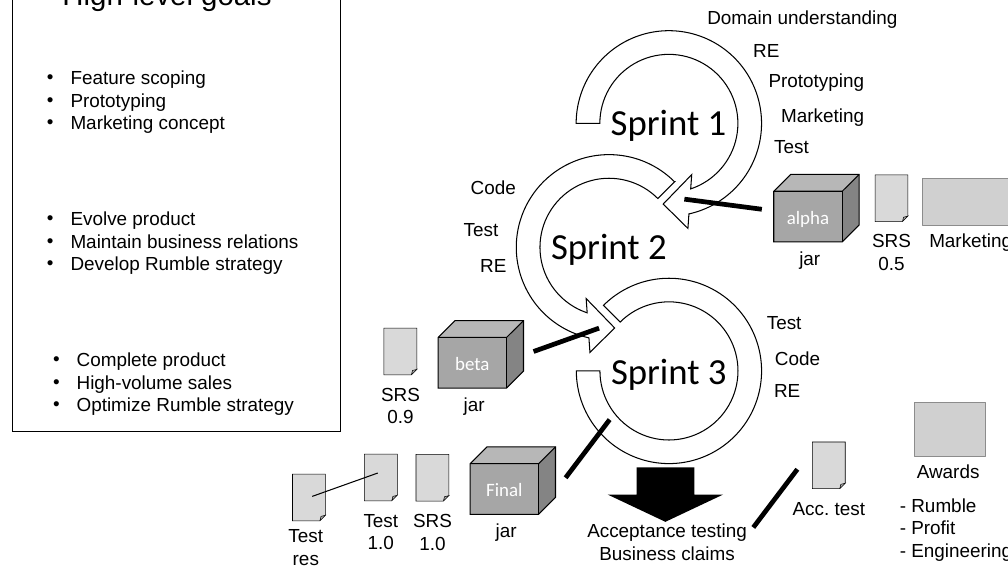
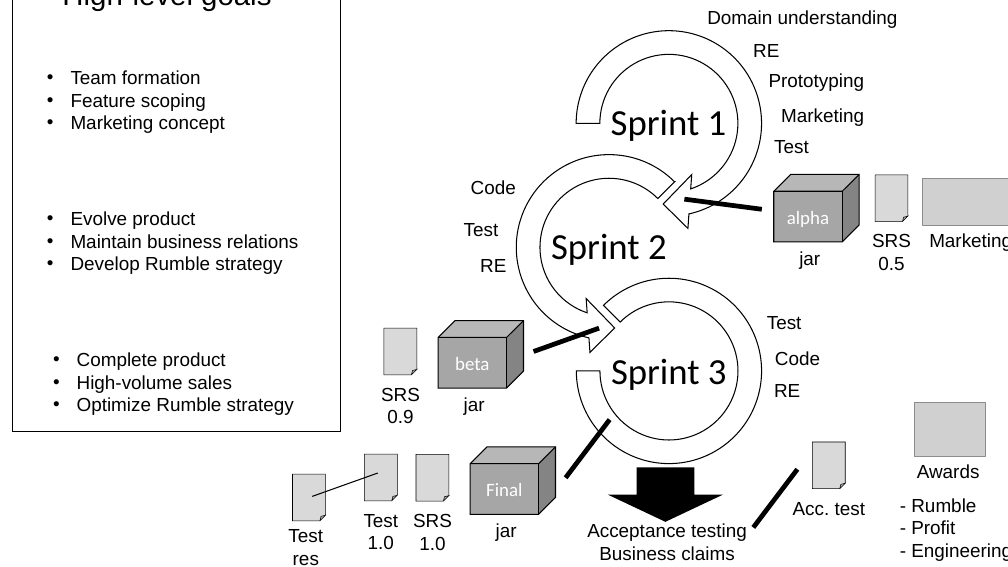
Before and after one commit to lunduniversity/introsofteng, a slide deck: slide 4 of project/rumble/etsa02_figures.pptx. Drawn at 1008x567 pixels with LibreOffice and Linux fonts; fonts in the diff are those of the drawing; grey boxes stand for pictures. Boxes give left, top, right and bottom in pixels: in the first picture for what was removed or moved away, otherwise in the second. Text is boxed around its words. In the diff, an @@ line names an element or a change of style, - is before the commit and + after.

```diff
--- a/project/rumble/etsa02_figures.pptx
+++ b/project/rumble/etsa02_figures.pptx
@@ text at (x1=71, y1=70, x2=201, y2=85): paragraph added @@
+• Team formation
@@ text at (x1=71, y1=93, x2=167, y2=111): paragraph removed @@
-• Prototyping
```
Also in this commit, not shown: 1 other slide changed, 1 slide removed.
